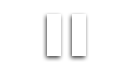
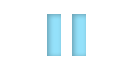
Before/after of a 130x70 layered artwork. What changed in the layer stack:
added group "pausehighlight@2x.png" with 4 layers above "pause@2x.png" over <box>42,12,89,62</box>
added layer "objects 副本" (1st of 2, in "pausehighlight@2x.png") in group "pausehighlight@2x.png" over <box>47,14,61,56</box>
added layer "objects" (1st of 4, in "pausehighlight@2x.png") in group "pausehighlight@2x.png" over <box>72,14,86,56</box>
added layer "objects 副本" (2nd of 2, in "pause@2x.png") in group "pause@2x.png" over <box>47,14,61,56</box>
hid "objects" (4th of 4, in "pause@2x.png") over <box>47,14,61,56</box>
